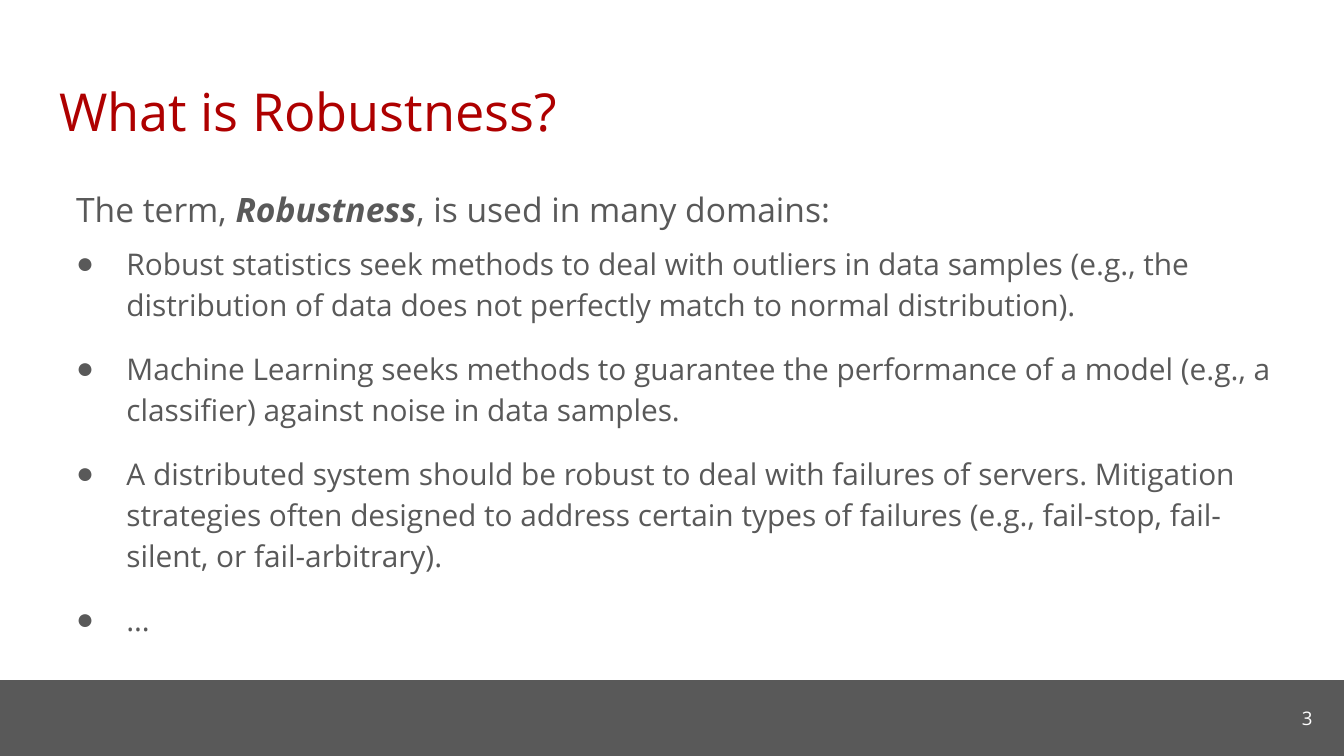
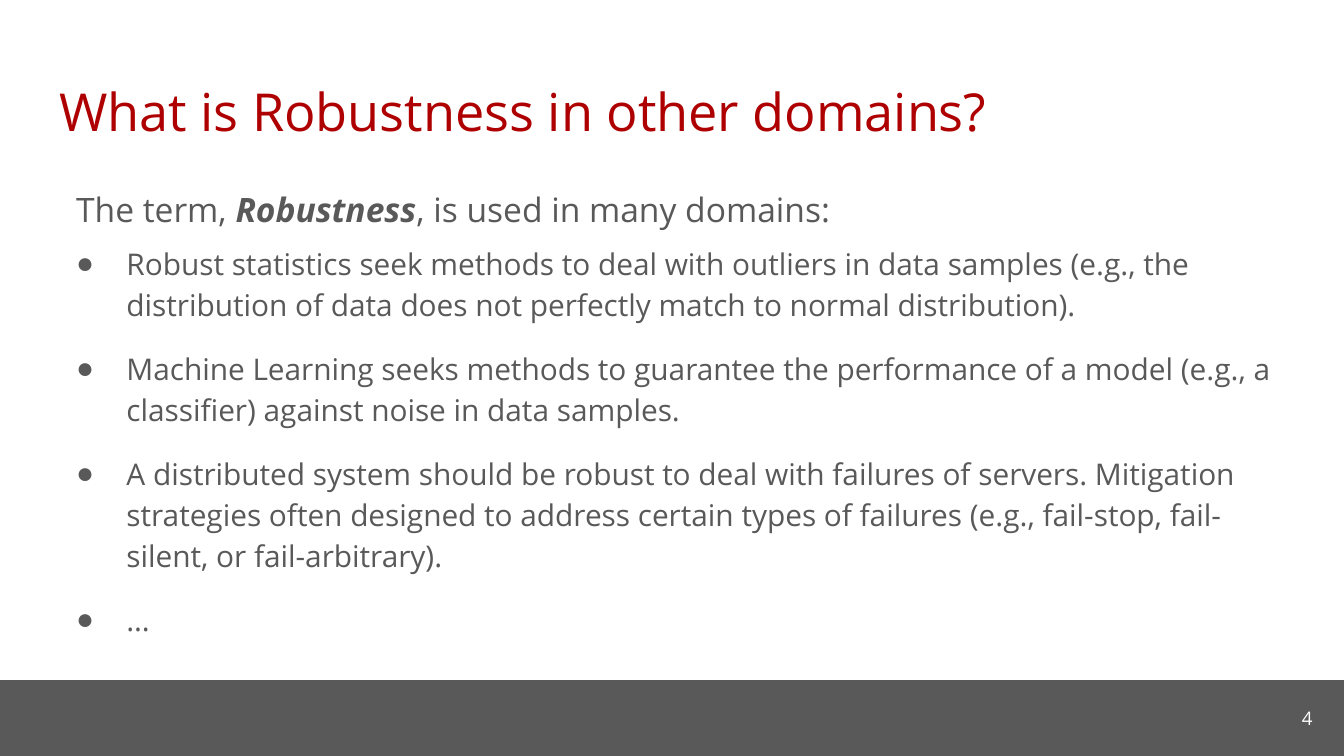
Before and after one commit to cmu-soda/Robustness, a slide deck: slide 4 of Robustness.pptx (slide 3 before the commit). Drawn at 1344x756 pixels with LibreOffice and Linux fonts; fonts in the diff are those of the drawing; background and template pictures are left out. Boxes give left, top, right and bottom in pixels: in the first picture for what was removed or moved away, otherwise in the second. Text is boxed around its words. In the diff, an @@ line names an element or a change of style, - is before the commit and + after.

Commit message:
Bug fix in RobustCal and update slides

```diff
--- a/Robustness.pptx
+++ b/Robustness.pptx
@@ title at (x1=59, y1=91, x2=987, y2=132): text changed @@
-What is Robustness?
+What is Robustness in other domains?
@@ page number at (x1=1302, y1=711, x2=1313, y2=725): text changed @@
-3
+4
```
Also in this commit, not shown: 24 other slides changed, 18 slides added, 13 slides removed, 2 other files.
